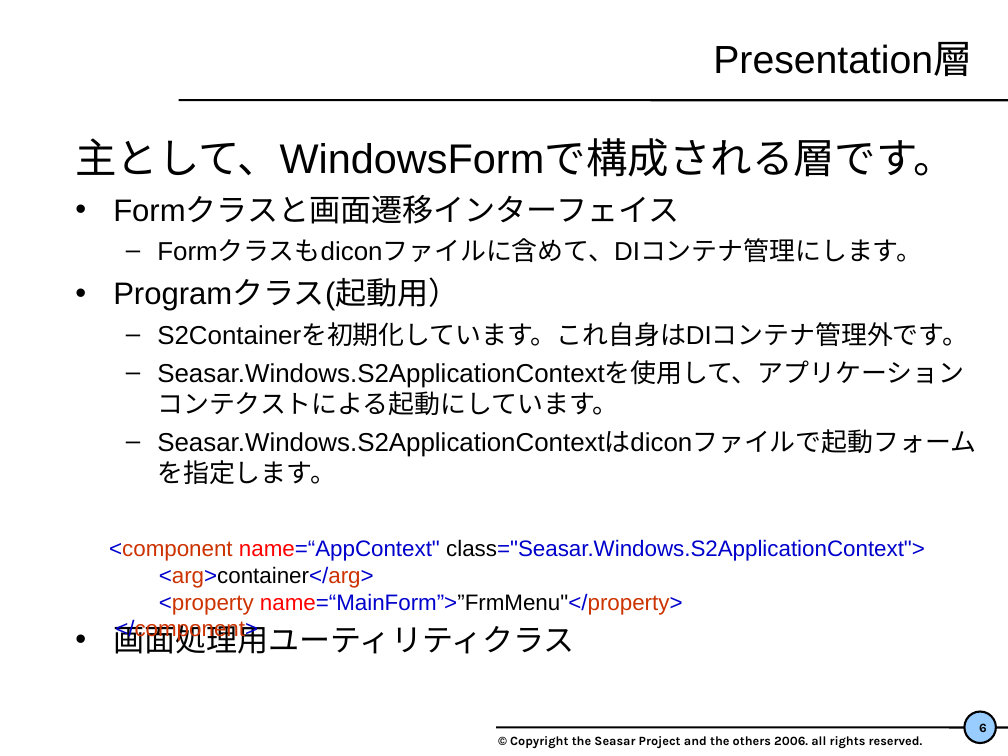
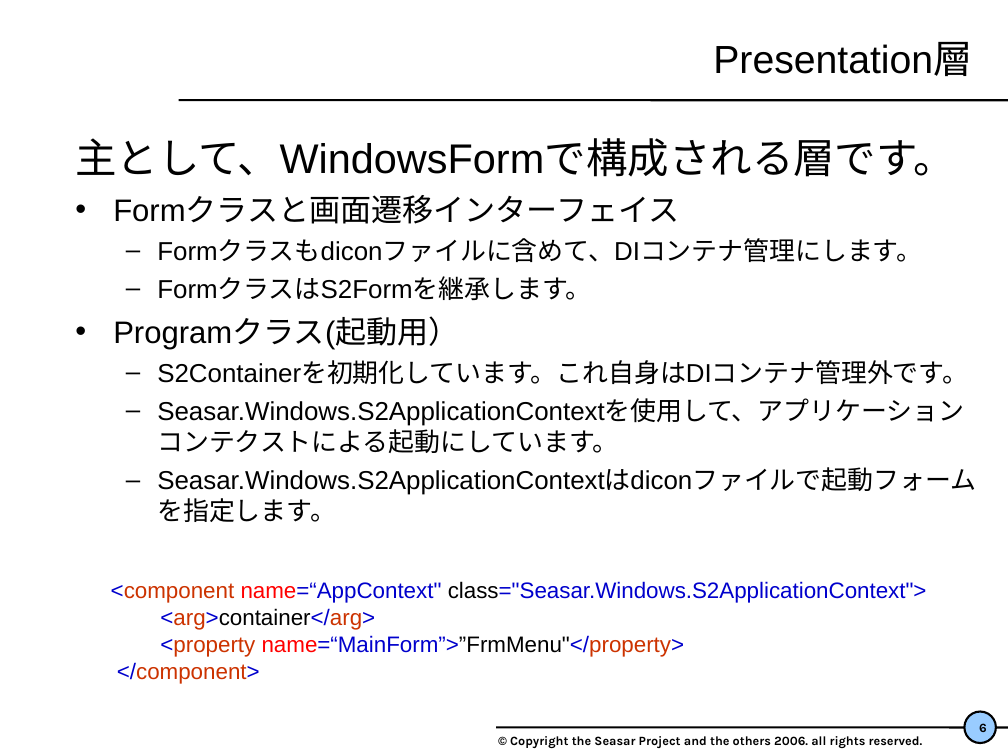
Before and after one commit to seasarorg/s2container.net, a slide deck: slide 6 of s2container.net-example/S2FormExample/WindowsFormサンプル解説.ppt. Drawn at 1008x756 pixels with LibreOffice and Linux fonts; fonts in the diff are those of the drawing; background and template pictures are left out. Boxes give left, top, right and bottom in pixels: in the first picture for what was removed or moved away, otherwise in the second. Text is boxed around its words. In the diff, an @@ line names an element or a change of style, - is before the commit and + after.

```diff
--- a/s2container.net-example/S2FormExample/WindowsFormサンプル解説.ppt
+++ b/s2container.net-example/S2FormExample/WindowsFormサンプル解説.ppt
@@ text at [157,277,591,300]: paragraph added @@
+  – FormクラスはS2Formを継承します。
@@ text "<component name=“AppContext" class="Seasar.Windows.S2Applica ...": place and size @@
-text "<component name=“AppContext" class="Seasar.Windows.S2Applica ..." at [109,539,925,642]
+text "<component name=“AppContext" class="Seasar.Windows.S2Applica ..." at [111,581,927,684]
@@ text at [113,620,575,654]: paragraph removed @@
-• 画面処理用ユーティリティクラス
```
Also in this commit, not shown: 14 other slides changed, 2 slides added.
